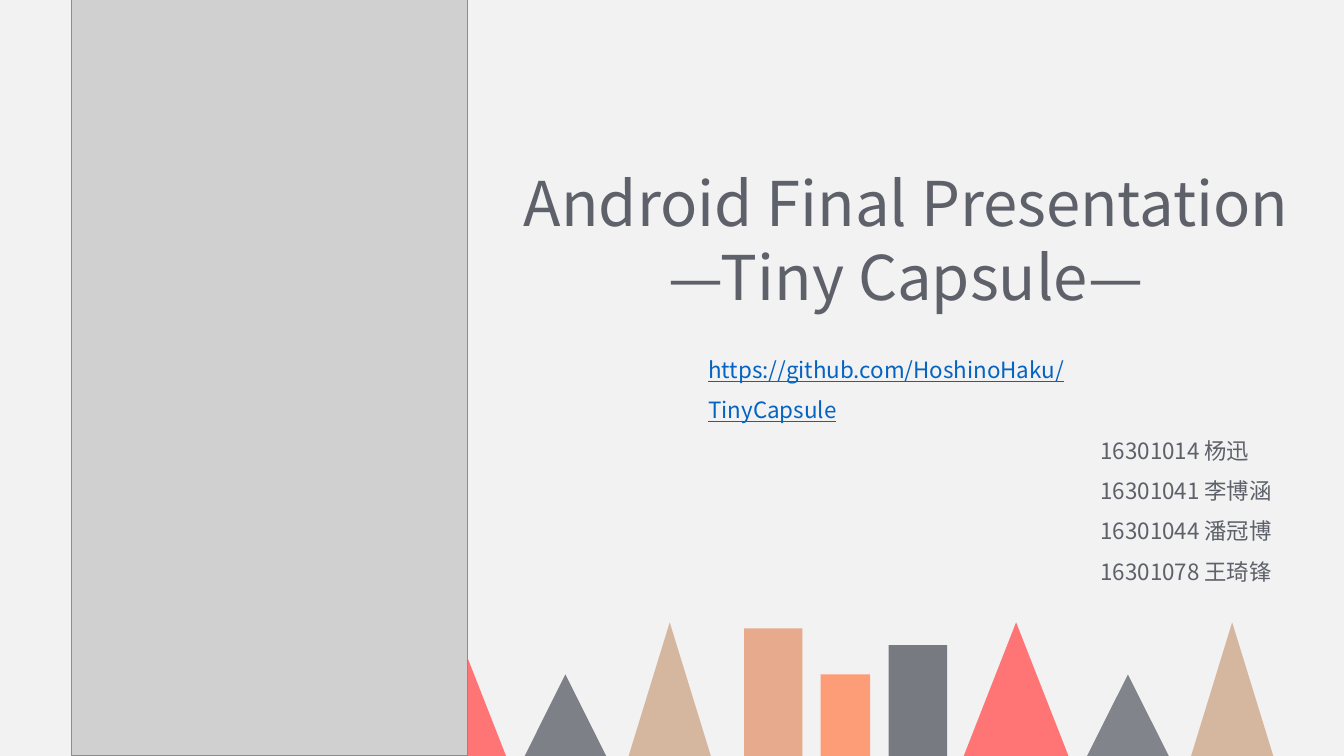
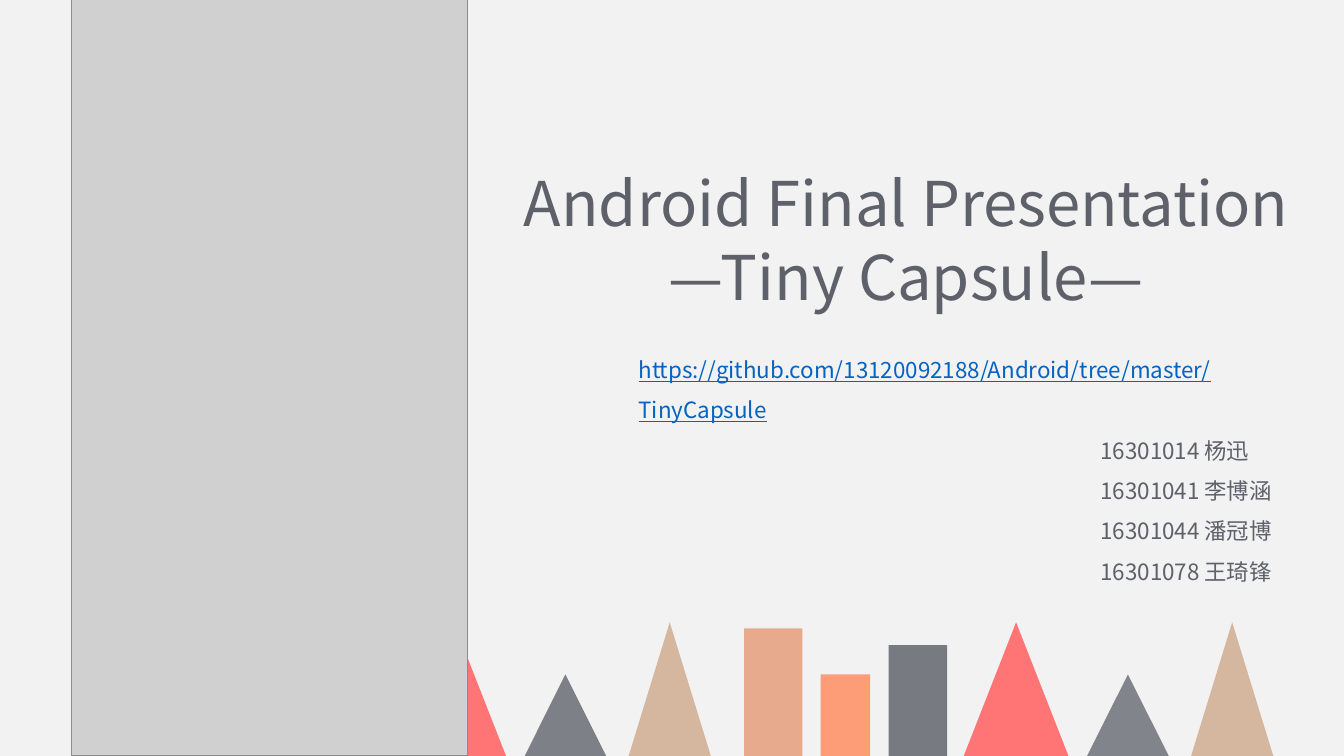
Before and after one commit to 13120092188/Android, a slide deck: slide 1 of TinyCapsule/Presentation.pptx. Drawn at 1344x756 pixels with LibreOffice and Linux fonts; fonts in the diff are those of the drawing; grey boxes stand for pictures. Boxes give left, top, right and bottom in pixels: in the first picture for what was removed or moved away, otherwise in the second. Text is boxed around its words. In the diff, an @@ line names an element or a change of style, - is before the commit and + after.

```diff
--- a/TinyCapsule/Presentation.pptx
+++ b/TinyCapsule/Presentation.pptx
@@ text at (639, 360, 1211, 423): text changed @@
-https://github.com/HoshinoHaku/TinyCapsule
+https://github.com/13120092188/Android/tree/master/TinyCapsule
```
